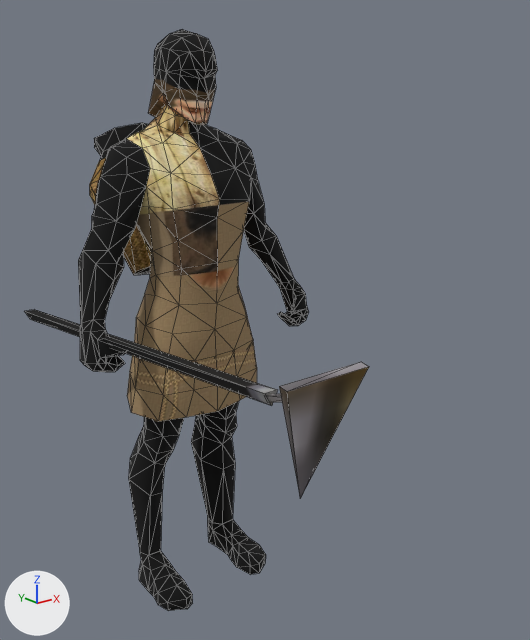
Two versions of the glTF model apps/web/public/models/people/man.glb, one commit apart.
Before and after are seen from a camera (50 mm lens) standing at (-1.295, -2.022, 1.733) and looking at (0.108, -0.268, 1.032). The lights are fixed; the arrows at lower left show +X, +Y and +Z. The picture after the commit comes second. Mesh edges are drawn as thin lines. Where no turn or scale is listed for an object, it has been applied to the vertices. Vertices at exactly the same position are counted once.

Objects in the first picture: 'man-mesh'.
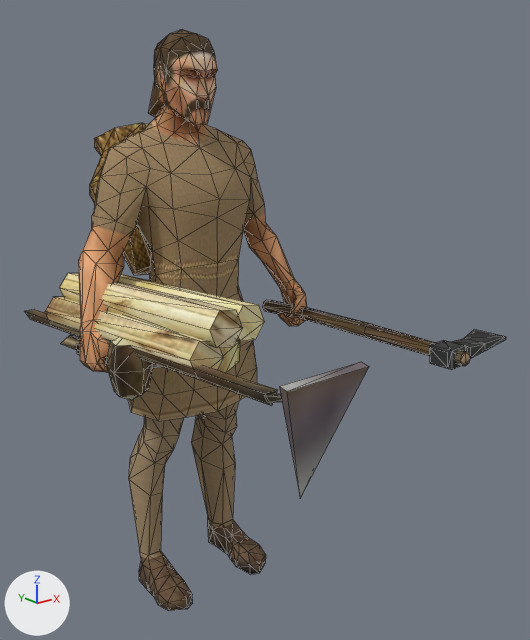
What differs and where, as boxes [x1, y1, x2, y2] in the pictures (530 x 640 px):
'man-mesh', reshaped (40% wider): before [25, 29, 369, 611]; after [25, 29, 506, 611]
part 1 of me_man, added (beige): after [45, 273, 506, 400]
part 2 of me_man, surface changed (black to brown): [25, 29, 369, 611] in both

Patch to the scene script:
```diff
--- a/apps/web/public/models/people/man.glb.py
+++ b/apps/web/public/models/people/man.glb.py
@@ me_man @@
 # used by ob_man_mesh; location = (0.0, 0.0, 0.0)
-me_man.from_pydata(...)  # 599 vertices, 1130 faces; spans x -0.44..0.43, y -1.02..0.5, z 0.0..1.91
+me_man.from_pydata(...)  # 754 vertices, 1394 faces; spans x -0.44..0.56, y -1.02..0.5, z 0.0..1.91
+# me_man part 1
+# 145 vertices are added at x -0.43..0.56, y -0.88..0.26, z 0.88..1.2
+# 10 new vertices lie (0.05, -0.78, 0.05) away from vertices in x -0.42..-0.16, y 0.2..0.26, z 0.96..1.16
+# 264 new faces join them
+# me_man part 2: 1118 kept faces spanning x -0.44..0.43, y -1.02..0.5, z 0.0..1.91 get new texture (UV) coordinates
 me_man.materials.append(mat_man_atlas)
```
